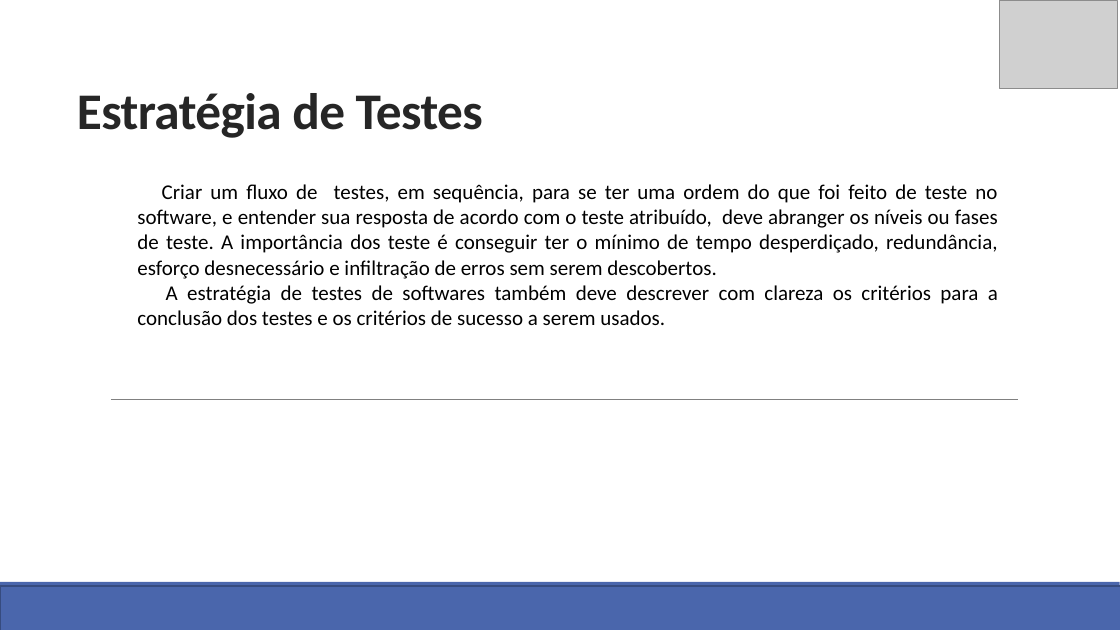
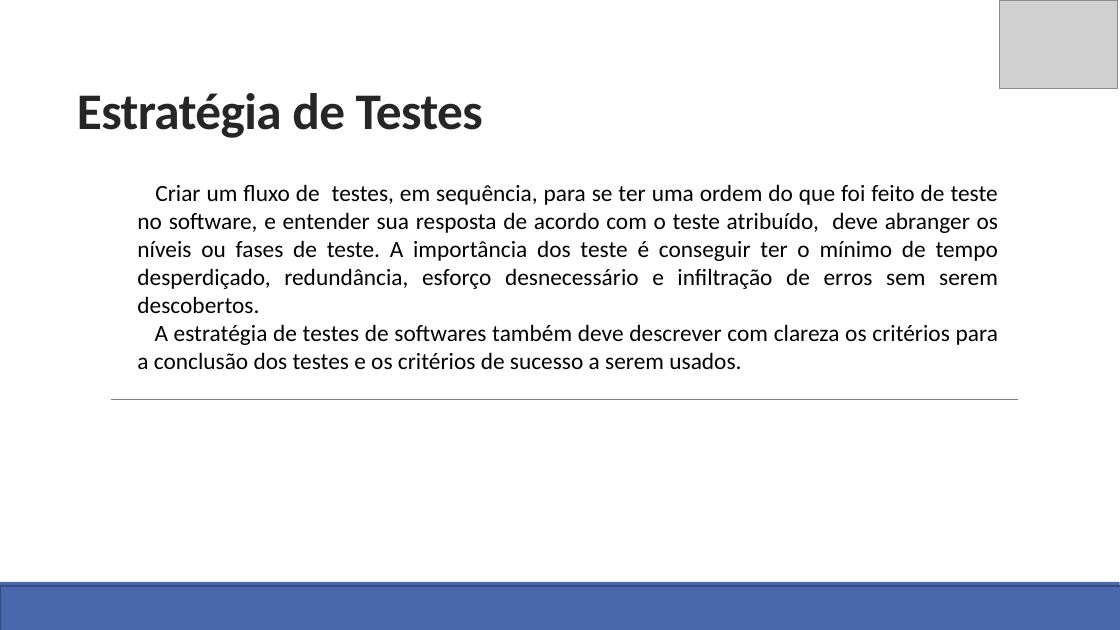
Before and after one commit to richardsontiburcio/TesteDeSoftware, a slide deck: slide 7 of CT-Apresentacao/Apresentacao.pptx. Drawn at 1120x630 pixels with LibreOffice and Linux fonts; fonts in the diff are those of the drawing; grey boxes stand for pictures; background and template pictures are left out. Boxes give left, top, right and bottom in pixels: in the first picture for what was removed or moved away, otherwise in the second. Text is boxed around its words. In the diff, an @@ line names an element or a change of style, - is before the commit and + after.

```diff
--- a/CT-Apresentacao/Apresentacao.pptx
+++ b/CT-Apresentacao/Apresentacao.pptx
@@ text "Criar um fluxo de testes, ..." at (x1=137, y1=184, x2=998, y2=369): size 18 to 20 pt @@
```
Also in this commit, not shown: 5 other slides changed.
